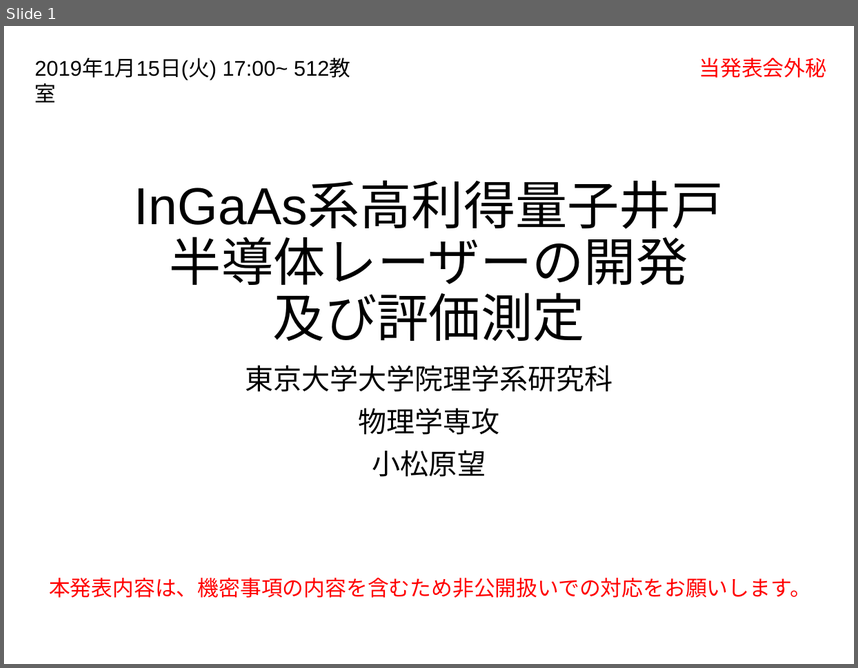
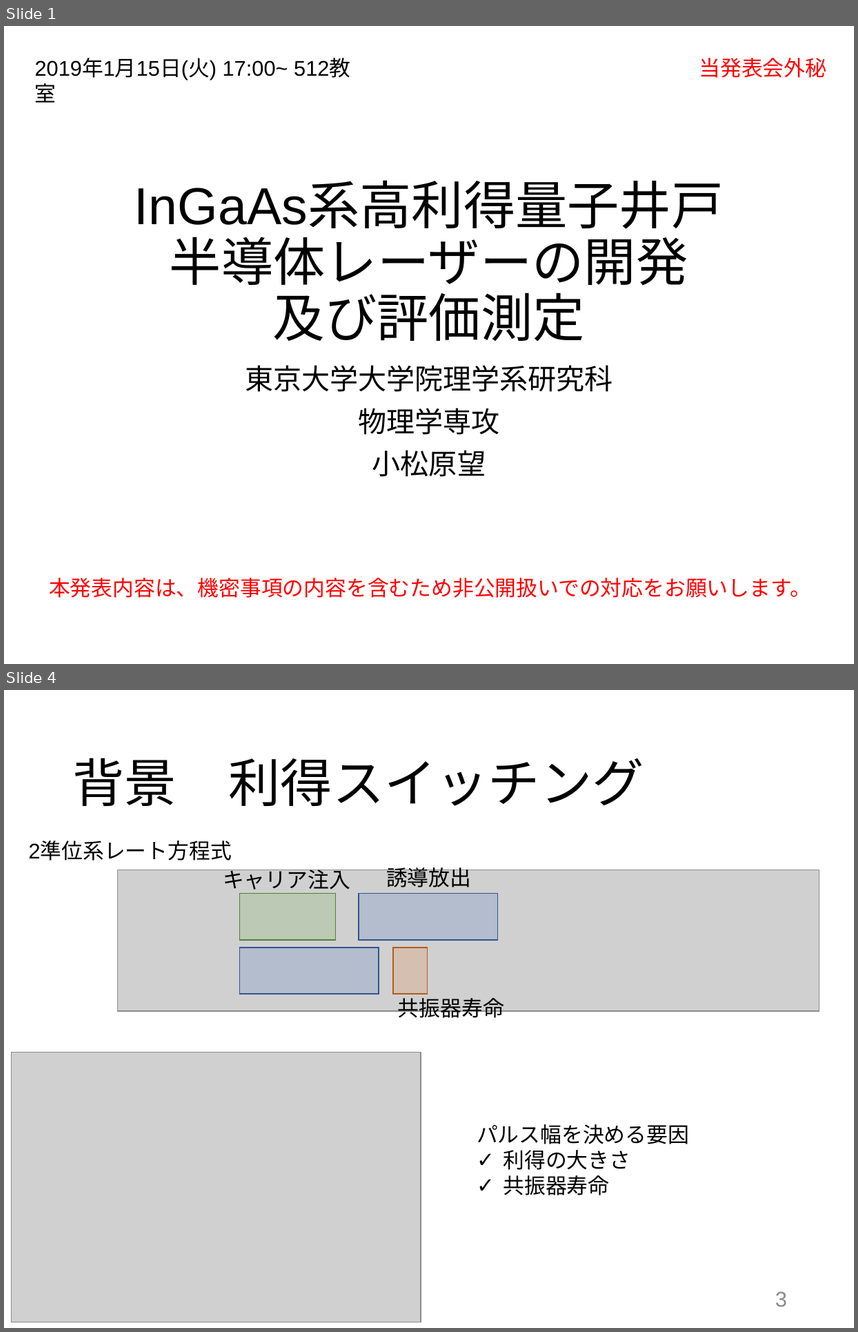
Before and after one commit to komatsubara/yakisaba, a slide deck: 修論/発表スライド/審査会スライド0105.pptx. Shown one above the other, each under a label of ours: slide 1 before the commit, slides 1 and 4 after it; the slides between them are not shown. The pictures are 858x668 and 858x1332 pixels, drawn with LibreOffice and Linux fonts; fonts in the diff are those of the drawing; grey boxes stand for pictures. Boxes give left, top, right and bottom in pixels: in the first picture for what was removed or moved away, otherwise in the second. Text is boxed around its words. In the diff, an @@ line names an element or a change of style, - is before the commit and + after.

```diff
--- a/修論/発表スライド/審査会スライド0105.pptx
+++ b/修論/発表スライド/審査会スライド0105.pptx
@@ slide 4 added at [4, 690, 854, 1328], background #FFFFFF @@
@@ title added at [73, 758, 644, 806], 44 pt, text #000000 @@
+背景 利得スイッチング
@@ text added at [29, 841, 232, 860], 18 pt, text #000000 @@
+2準位系レート方程式
@@ picture added at [117, 869, 819, 1010] @@
@@ group added at [223, 863, 504, 1022]: 4 rectangles, 3 texts @@
+誘導放出
+キャリア注入
+共振器寿命
@@ picture added at [12, 1052, 421, 1321] @@
@@ text added at [477, 1124, 689, 1195], 18 pt, text #000000 @@
+パルス幅を決める要因
+✓ 利得の大きさ
+✓ 共振器寿命
@@ page number added at [775, 1291, 787, 1306], 18 pt, text #8C8C8C @@
+3
```
Also in this commit, not shown: 1 slide changed, 2 other slides added, 3 slides removed.
